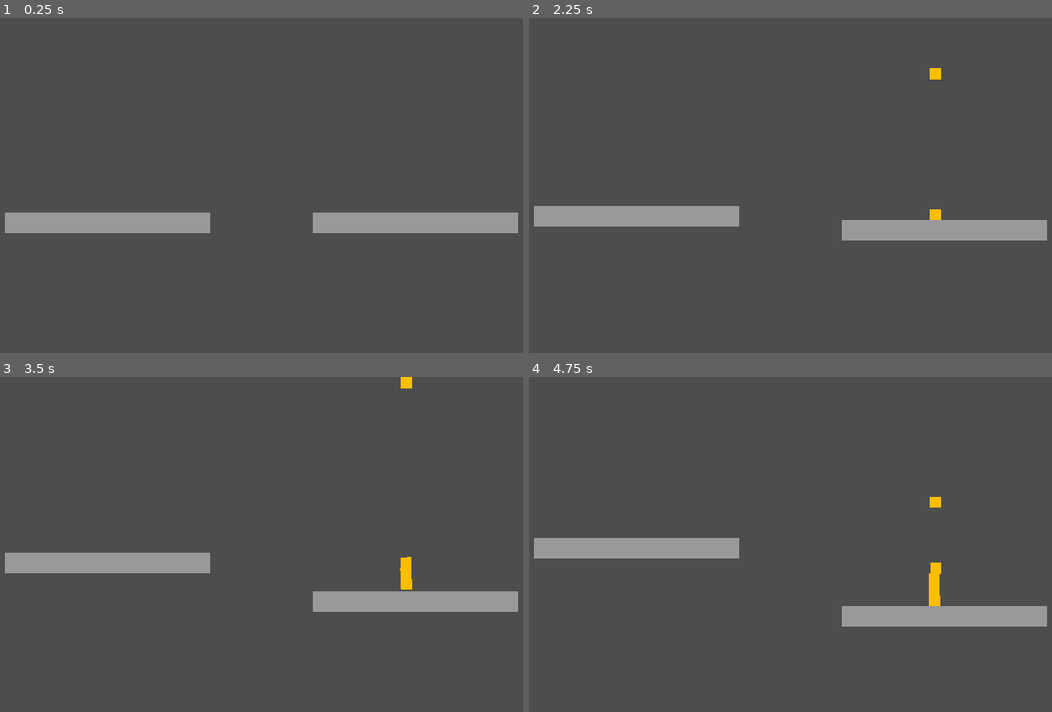
Above: before the commit, frames 1-4 (two rows, left to right).
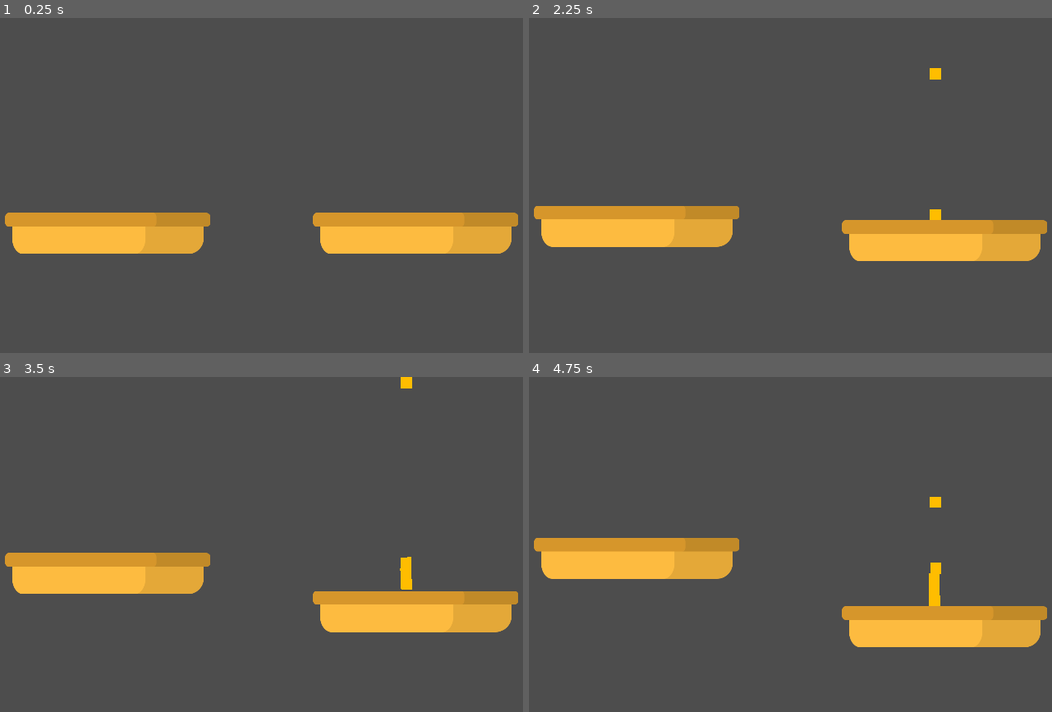
Above: after the commit, the same moments.

Repository: njamster/gmtk_jam_2024
Game: Godot game, scene res://screens/game.tscn
Same seed, same stepped clock (60 frames per second), same inputs: the game is played once before the commit and once after it.
Inputs (mouse positions are in pixels of both pictures, inside the frame that each line leads up to):
- Up to frame 1 (0.25 s): no input
- Up to frame 2 (2.25 s): tap Enter at 0.5 s; move the mouse to (936, 185) at 0.52 s; click (936, 185) at 0.67 s; move the mouse to (936, 28) at 1.27 s; click (936, 28) at 1.42 s; click (936, 28) at 2.17 s
- Up to frame 3 (3.5 s): click (407, 387) at 2.92 s
- Up to frame 4 (4.75 s): click (936, 387) at 3.67 s; click (936, 387) at 4.42 s

The runs differ from the first frame. In frame 1, 9.2% of the frame differs, in the area x 0-100%, y 58-71%; in frame 2, 9.2%; in frame 3, 9.2%; in frame 4, 9.2%.

Commit message:
Add a (preliminary?) scale sprite

Diff:
--- /dev/null
+++ b/scale/images/tray.svg
@@ -0,0 +1,83 @@
+<?xml version="1.0" encoding="UTF-8" standalone="no"?>
+<!-- Created with Inkscape (http://www.inkscape.org/) -->
+
+<svg
+   width="158.75mm"
+   height="31.75mm"
+   viewBox="0 0 158.75 31.75"
+   version="1.1"
+   id="svg1"
+   inkscape:version="1.3.2 (091e20ef0f, 2023-11-25, custom)"
+   sodipodi:docname="tray.svg"
+   xmlns:inkscape="http://www.inkscape.org/namespaces/inkscape"
+   xmlns:sodipodi="http://sodipodi.sourceforge.net/DTD/sodipodi-0.dtd"
+   xmlns="http://www.w3.org/2000/svg"
+   xmlns:svg="http://www.w3.org/2000/svg">
+  <sodipodi:namedview
+     id="namedview1"
+     pagecolor="#505050"
+     bordercolor="#eeeeee"
+     borderopacity="1"
+     inkscape:showpageshadow="0"
+     inkscape:pageopacity="0"
+     inkscape:pagecheckerboard="0"
+     inkscape:deskcolor="#d1d1d1"
+     inkscape:document-units="mm"
+     inkscape:zoom="1"
+     inkscape:cx="209"
+     inkscape:cy="-3"
+     inkscape:window-width="1837"
+     inkscape:window-height="1046"
+     inkscape:window-x="63"
+     inkscape:window-y="14"
+     inkscape:window-maximized="0"
+     inkscape:current-layer="layer1" />
+  <defs
+     id="defs1" />
+  <g
+     inkscape:label="SVG"
+     inkscape:groupmode="layer"
+     id="layer1"
+     transform="translate(-26.458334,-26.458334)">
+    <rect
+       style="fill:#e4a838;fill-opacity:1;stroke:none;stroke-width:0;stroke-linecap:round;stroke-linejoin:round;stroke-dasharray:none;stroke-opacity:1"
+       id="rect1-5-2"
+       width="148.16667"
+       height="31.75"
+       x="31.75"
+       y="26.458334"
+       rx="12.206955"
+       ry="12.171322"
+       inkscape:label="Tray" />
+    <rect
+       style="fill:#fdbb40;fill-opacity:1;stroke:none;stroke-width:0;stroke-linecap:round;stroke-linejoin:round;stroke-dasharray:none;stroke-opacity:1"
+       id="rect1-5-2-7"
+       width="103.15719"
+       height="31.75"
+       x="31.75"
+       y="26.458334"
+       rx="8.4987745"
+       ry="12.171322"
+       inkscape:label="Tray (Highlight)" />
+    <rect
+       style="fill:#c18a28;fill-opacity:1;stroke:none;stroke-width:0;stroke-linecap:round;stroke-linejoin:round;stroke-dasharray:none;stroke-opacity:1"
+       id="rect1"
+       width="158.75"
+       height="10.583333"
+       x="26.458334"
+       y="26.458334"
+       rx="3.2762597"
+       ry="3.0834687"
+       inkscape:label="Edge" />
+    <rect
+       style="fill:#d6962b;fill-opacity:1;stroke:none;stroke-width:0;stroke-linecap:round;stroke-linejoin:round;stroke-dasharray:none;stroke-opacity:1"
+       id="rect1-5"
+       width="116.86016"
+       height="10.583333"
+       x="26.458334"
+       y="26.458334"
+       rx="2.4117432"
+       ry="3.0834687"
+       inkscape:label="Edge (Highlight)" />
+  </g>
+</svg>
--- a/scale/scale.tscn
+++ b/scale/scale.tscn
@@ -1,6 +1,7 @@
-[gd_scene load_steps=3 format=3 uid="uid://brvkk4mplduis"]
+[gd_scene load_steps=4 format=3 uid="uid://brvkk4mplduis"]
 
 [ext_resource type="Script" path="res://scale/scale.gd" id="1_cjuyf"]
+[ext_resource type="Texture2D" uid="uid://bsp1bfcdebeu2" path="res://scale/images/tray.svg" id="2_v62hn"]
 
 [sub_resource type="RectangleShape2D" id="RectangleShape2D_l5w7b"]
 size = Vector2(600, 60)
@@ -13,13 +14,9 @@
 unique_name_in_owner = true
 position = Vector2(-450, 0)
 
-[node name="Appearance" type="ColorRect" parent="LeftSide"]
-offset_left = -300.0
-offset_top = -30.0
-offset_right = 300.0
-offset_bottom = 30.0
-pivot_offset = Vector2(300, 30)
-color = Color(0.6, 0.6, 0.6, 1)
+[node name="Appearance" type="Sprite2D" parent="LeftSide"]
+position = Vector2(0, 30)
+texture = ExtResource("2_v62hn")
 
 [node name="Hitbox" type="CollisionShape2D" parent="LeftSide"]
 shape = SubResource("RectangleShape2D_l5w7b")
@@ -28,13 +25,9 @@
 unique_name_in_owner = true
 position = Vector2(450, 0)
 
-[node name="Appearance" type="ColorRect" parent="RightSide"]
-offset_left = -300.0
-offset_top = -30.0
-offset_right = 300.0
-offset_bottom = 30.0
-pivot_offset = Vector2(300, 30)
-color = Color(0.6, 0.6, 0.6, 1)
+[node name="Appearance" type="Sprite2D" parent="RightSide"]
+position = Vector2(0, 30)
+texture = ExtResource("2_v62hn")
 
 [node name="Hitbox" type="CollisionShape2D" parent="RightSide"]
 shape = SubResource("RectangleShape2D_l5w7b")
Not shown, added: scale/images/tray.svg.import
